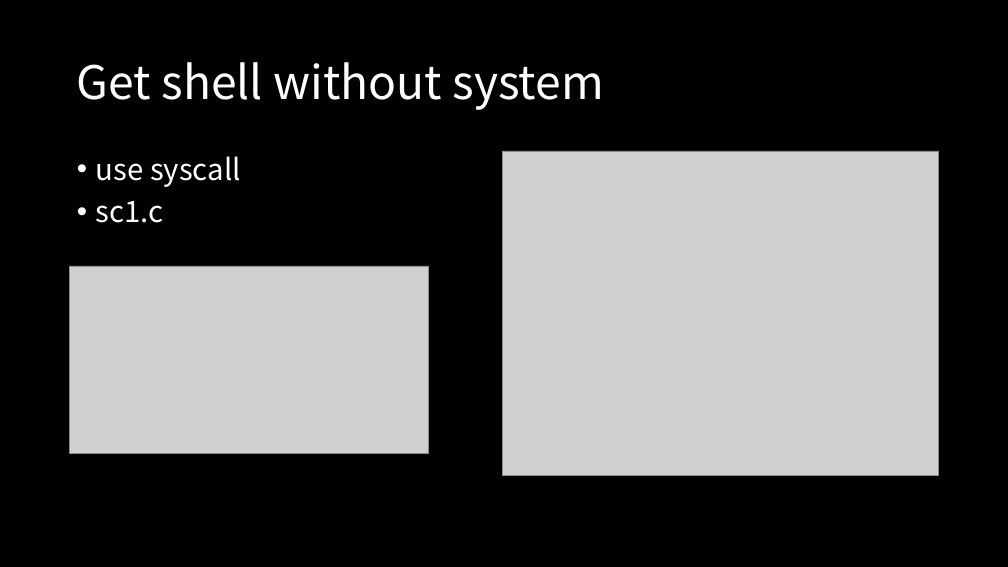
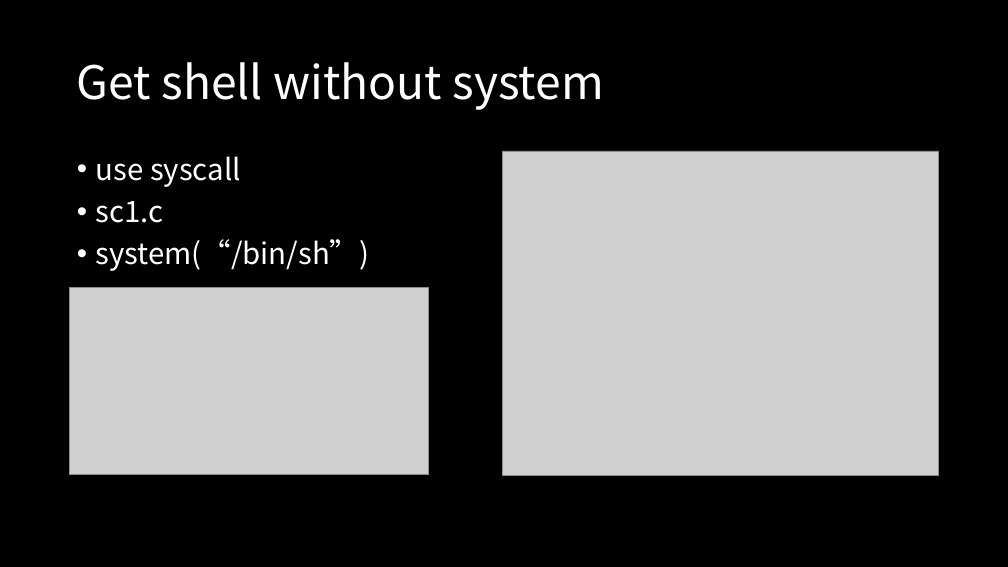
Before and after one commit to 7Hxz233/Lilac_2020_summer_pwn, a slide deck: slide 3 of slides/2-shellcode.pptx. Drawn at 1008x567 pixels with LibreOffice and Linux fonts; fonts in the diff are those of the drawing; grey boxes stand for pictures. Boxes give left, top, right and bottom in pixels: in the first picture for what was removed or moved away, otherwise in the second. Text is boxed around its words. In the diff, an @@ line names an element or a change of style, - is before the commit and + after.

Commit message:
update: shellcode, fmt_str

```diff
--- a/slides/2-shellcode.pptx
+++ b/slides/2-shellcode.pptx
@@ text at [96,239,369,271]: paragraph added @@
+• system(“/bin/sh”)
@@ picture: place and size @@
-picture at [70,266,429,454]
+picture at [70,287,429,475]
```
Also in this commit, not shown: 4 other slides changed, 3 other files.
